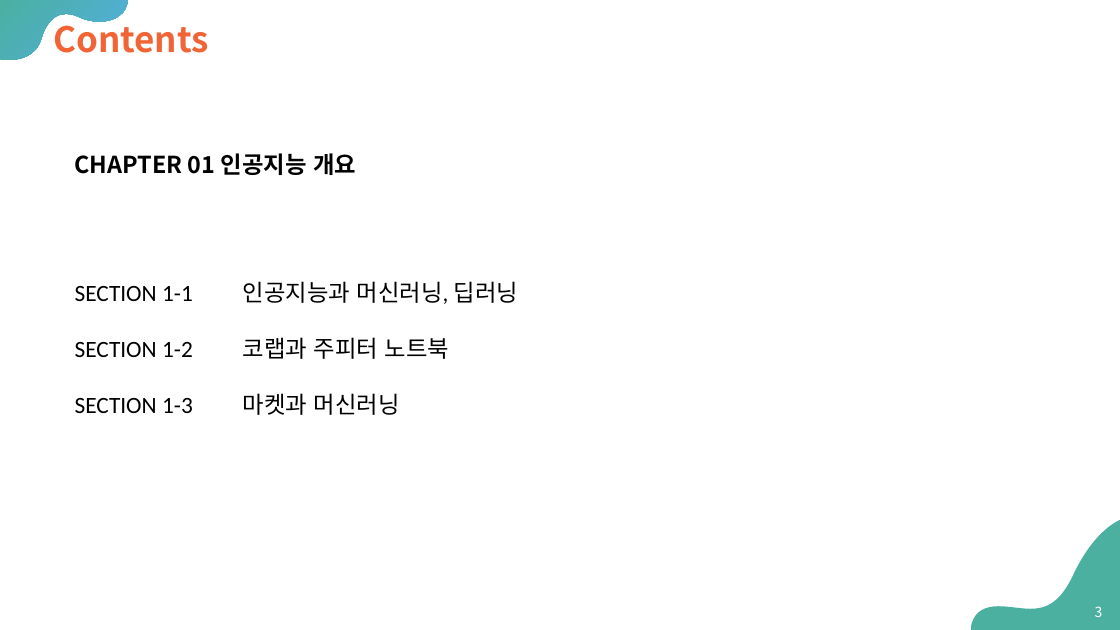
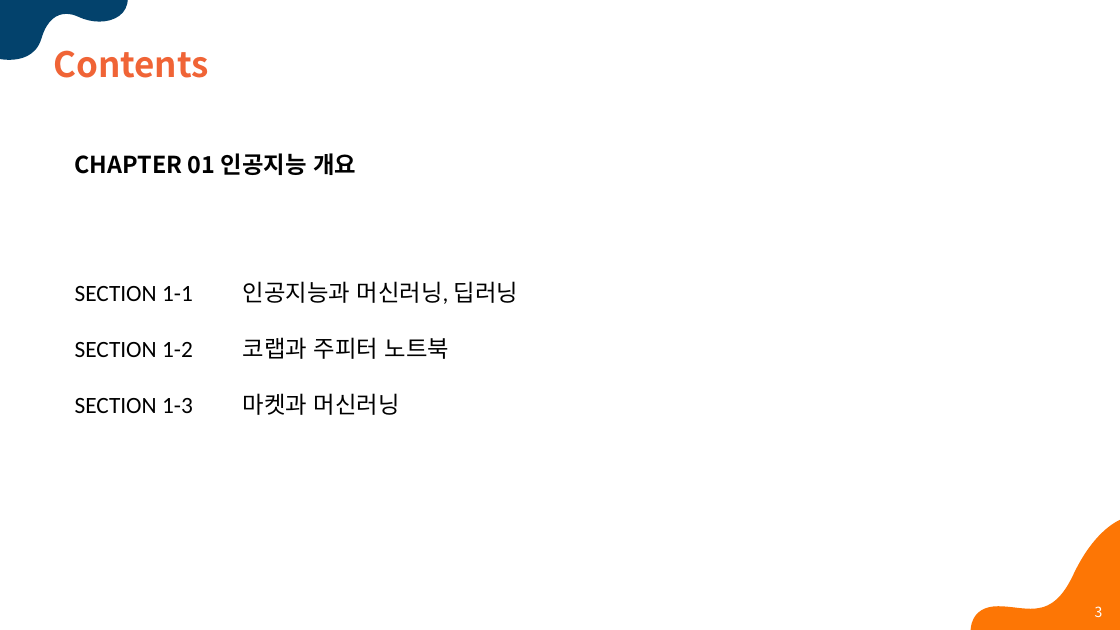
Before and after one commit to Sangdon-Park/Sangdon-Park.github.io, a slide deck: slide 3 of data/인공지능/01-인공지능개요.pptx. Drawn at 1120x630 pixels with LibreOffice and Linux fonts; fonts in the diff are those of the drawing. Boxes give left, top, right and bottom in pixels: in the first picture for what was removed or moved away, otherwise in the second. Text is boxed around its words. In the diff, an @@ line names an element or a change of style, - is before the commit and + after.

```diff
--- a/data/인공지능/01-인공지능개요.pptx
+++ b/data/인공지능/01-인공지능개요.pptx
@@ freeform shape at (0,0,128,60): fill gradient #4BB0A0 to #52AEE1 to #03426C @@
@@ title "Contents" rewrapped from (53,16,209,53) to (53,50,209,78) @@
@@ freeform shape at (970,519,1120,630): fill #4BB0A0 to #FD7605 @@
```
Also in this commit, not shown: 42 other slides changed, 26 other files.
